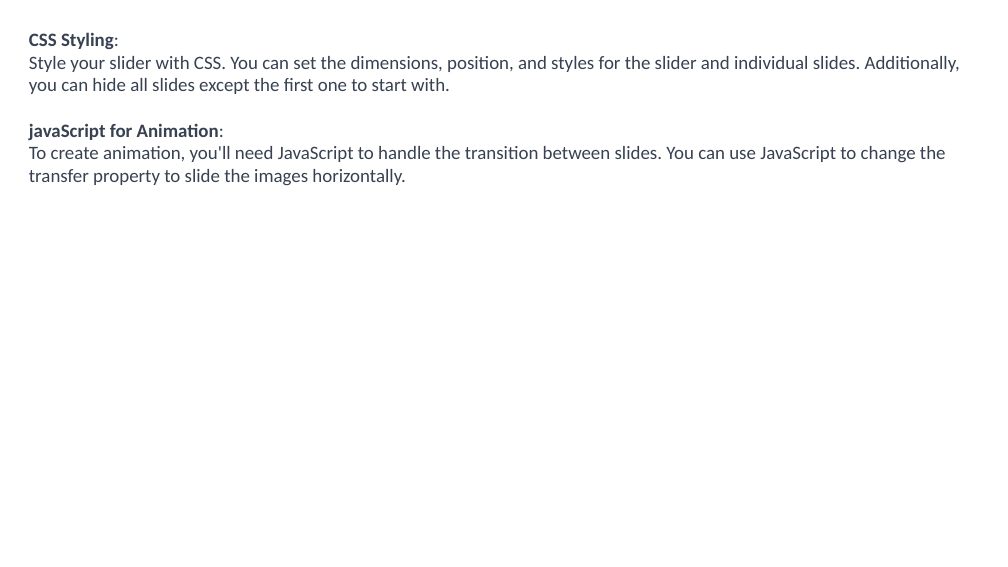
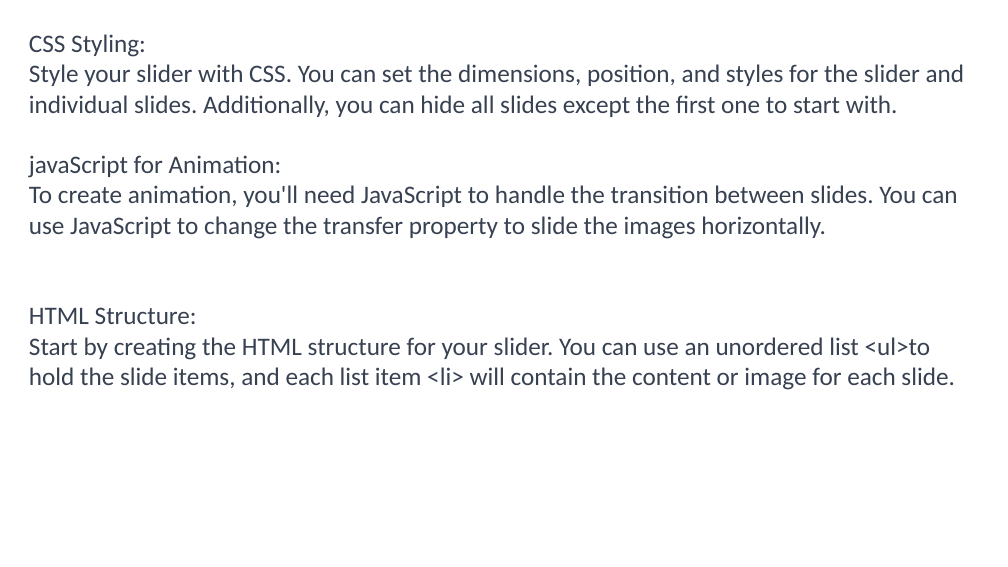
Before and after one commit to Prem3039/task, a slide deck: slide 5 of jqurey resubmit.pptx. Drawn at 1008x567 pixels with LibreOffice and Linux fonts; fonts in the diff are those of the drawing. Boxes give left, top, right and bottom in pixels: in the first picture for what was removed or moved away, otherwise in the second. Text is boxed around its words. In the diff, an @@ line names an element or a change of style, - is before the commit and + after.

```diff
--- a/jqurey resubmit.pptx
+++ b/jqurey resubmit.pptx
@@ text at (29,34,965,239): size 18 to 24 pt in "CSS Styling:", "Style your slider with CSS. You can ...", "javaScript for Animation:", "To create animation, you'll need JavaScript to ..."; bold off in "CSS Styling:", "javaScript for Animation:" @@
@@ text at (29,307,955,390): paragraphs added @@
+HTML Structure:
+Start by creating the HTML structure for your slider. You can use an unordered list <ul>to hold the slide items, and each list item <li> will contain the content or image for each slide.
```
Also in this commit, not shown: 3 other slides changed, 6 slides added, 5 slides removed.
